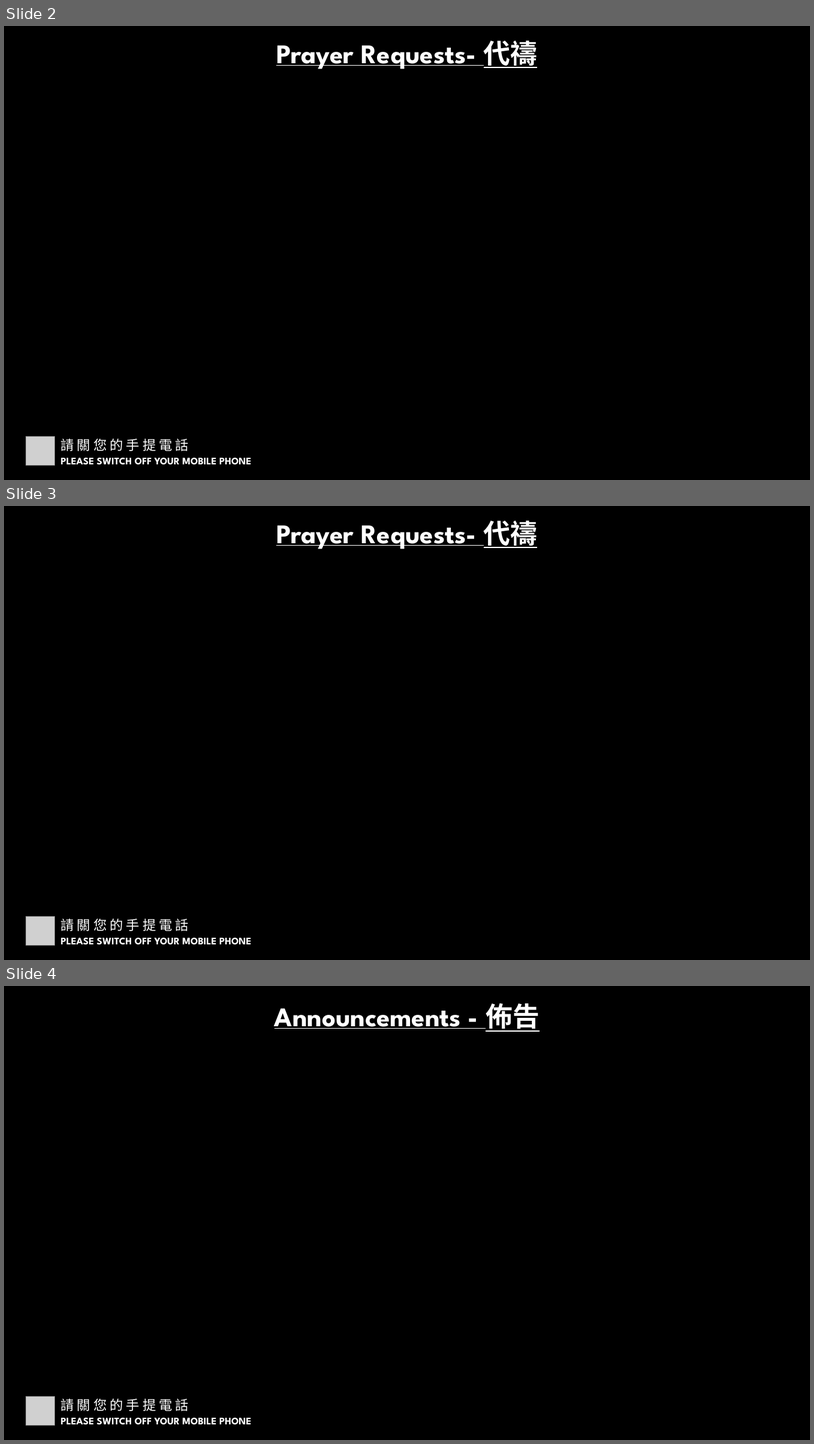
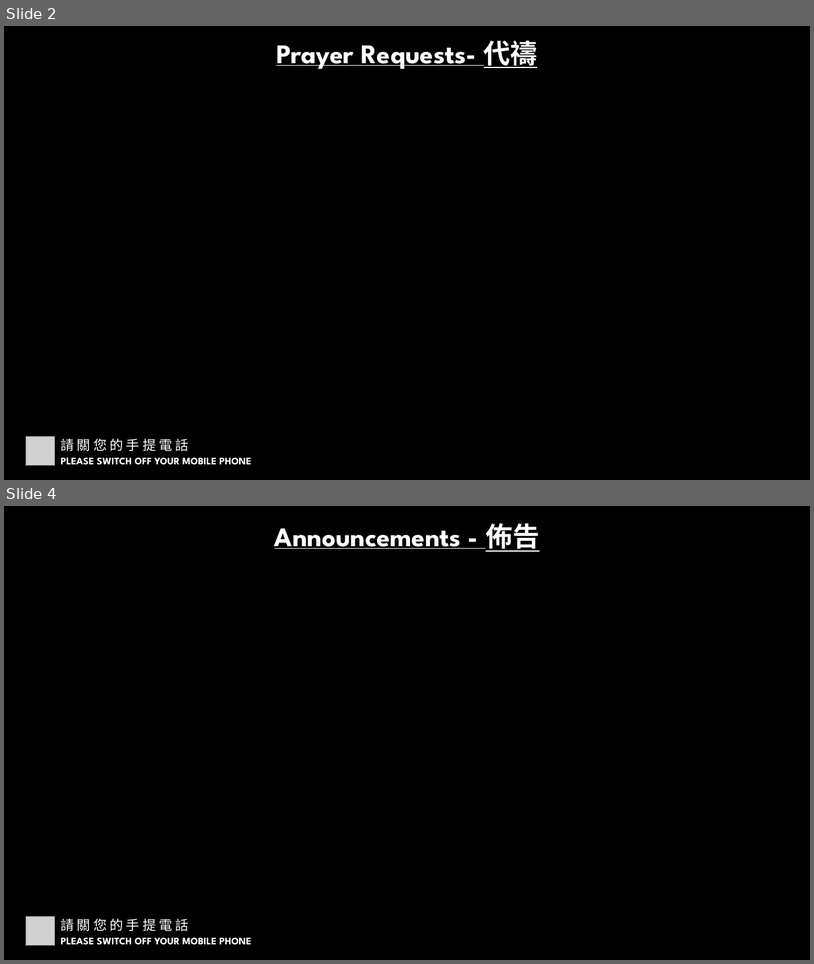
Before and after one commit to calebchanwy/tjc-powerpoint, a slide deck: TJCPowerPoint/Resources/ServiceWidescreen.pptx. Shown one above the other, each under a label of ours: slides 2, 3 and 4 before the commit, slides 2 and 4 after it; the slides between them are not shown. The pictures are 814x1444 and 814x964 pixels, drawn with LibreOffice and Linux fonts; fonts in the diff are those of the drawing; grey boxes stand for pictures; background and template pictures are left out. Boxes give left, top, right and bottom in pixels: in the first picture for what was removed or moved away, otherwise in the second. Text is boxed around its words. In the diff, an @@ line names an element or a change of style, - is before the commit and + after.

```diff
--- a/TJCPowerPoint/Resources/ServiceWidescreen.pptx
+++ b/TJCPowerPoint/Resources/ServiceWidescreen.pptx
@@ slide 3 removed at <box>4,506,810,960</box>, background picture (left out) @@
@@ text removed at <box>276,520,538,549</box> @@
-Prayer Requests- 代禱
@@ picture removed at <box>26,916,55,945</box> @@
@@ text removed at <box>60,918,189,931</box> @@
-請 關 您 的 手 提 電 話
@@ text removed at <box>61,937,251,945</box> @@
-PLEASE SWITCH OFF YOUR MOBILE PHONE
```
Also in this commit, not shown: 1 slide added, 13 other files.
